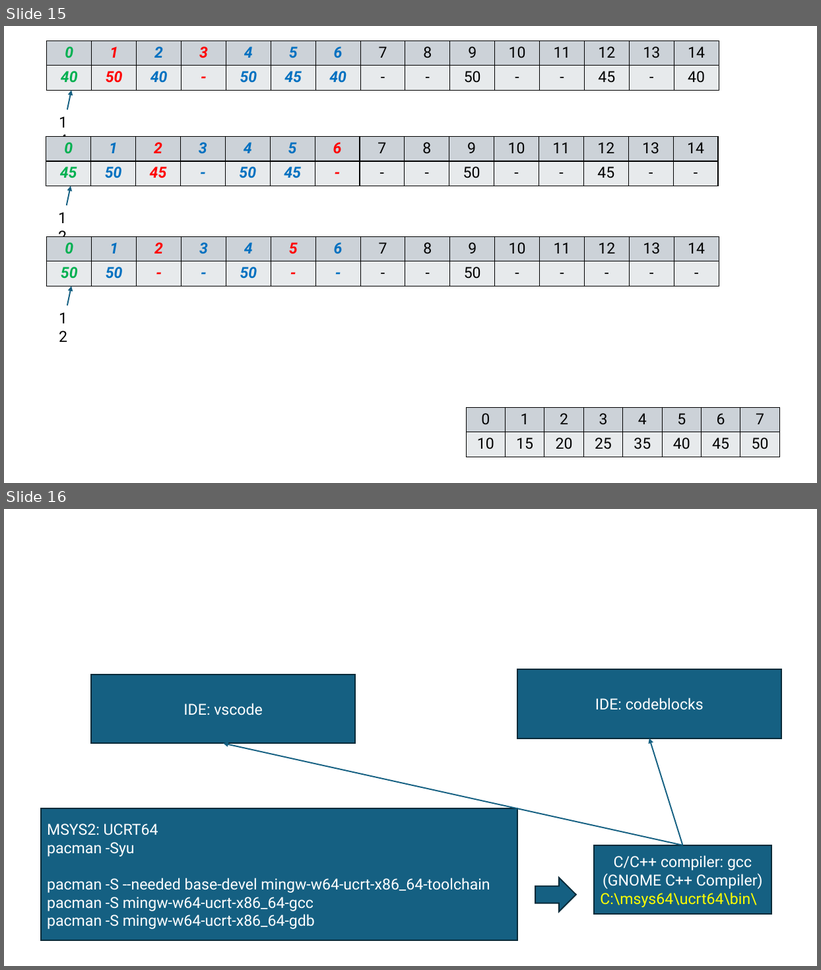
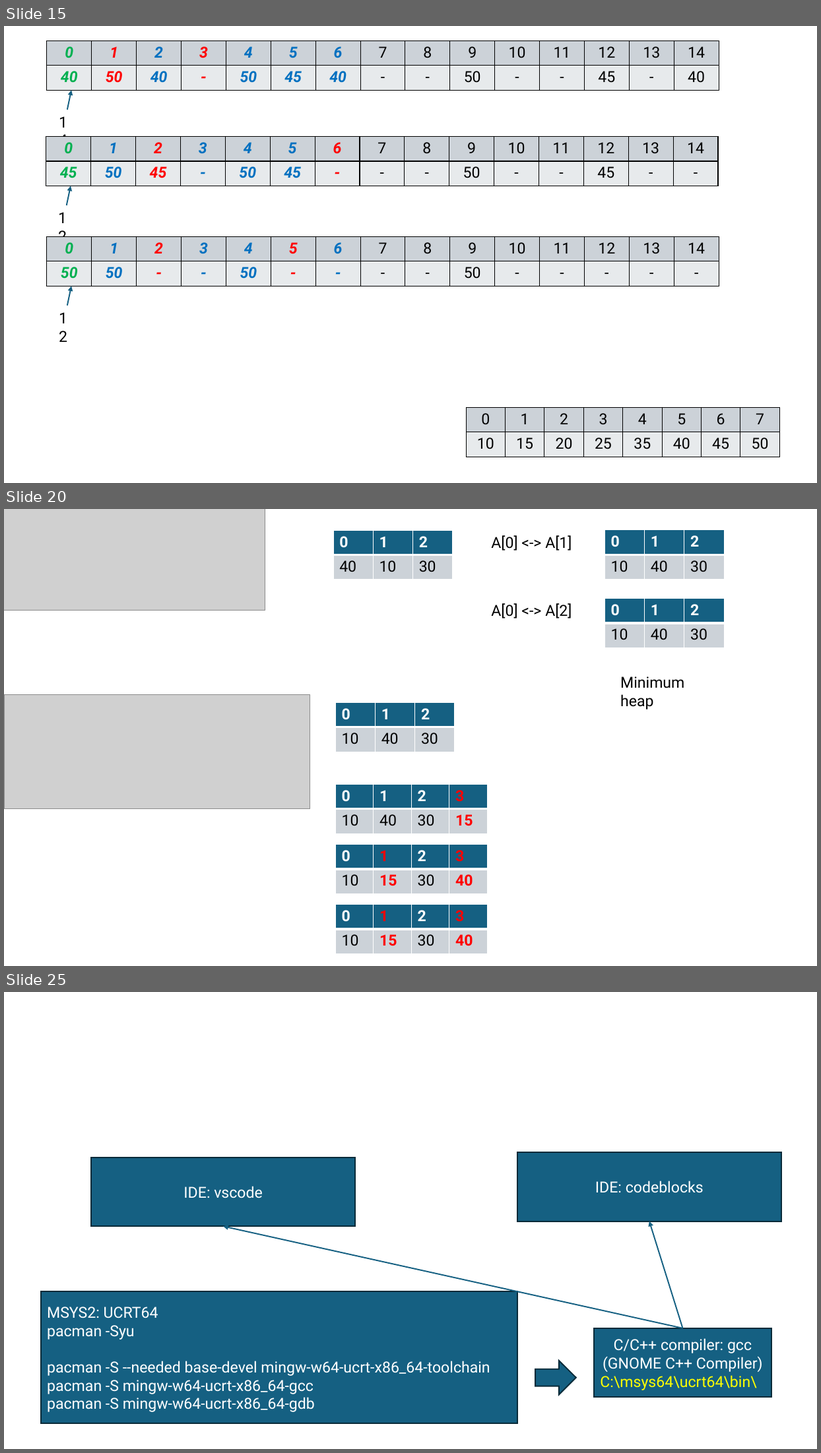
Before and after one commit to mo-mosverkstad/my_data_structure, a slide deck: ppt/dataStructure.pptx. Shown one above the other, each under a label of ours: slides 15 and 16 before the commit, slides 15, 20 and 25 after it; the slides between them are not shown. The pictures are 821x970 and 821x1453 pixels, drawn with LibreOffice and Linux fonts; fonts in the diff are those of the drawing; grey boxes stand for pictures. Boxes give left, top, right and bottom in pixels: in the first picture for what was removed or moved away, otherwise in the second. Text is boxed around its words. In the diff, an @@ line names an element or a change of style, - is before the commit and + after.

Commit message:
Add heap in the slides
Add heap in the slides

```diff
--- a/ppt/dataStructure.pptx
+++ b/ppt/dataStructure.pptx
@@ slide 20 added at (4, 509, 817, 966), background #FFFFFF @@
@@ picture added at (4, 509, 265, 611) @@
@@ table added at (333, 530, 452, 580), 2 rows, 3 columns @@
+0 | 1 | 2
+40 | 10 | 30
@@ text added at (491, 535, 572, 551), 18 pt, text #000000 @@
+A[0] <-> A[1]
@@ table added at (605, 529, 724, 579), 2 rows, 3 columns @@
+0 | 1 | 2
+10 | 40 | 30
@@ text added at (491, 603, 572, 619), 18 pt, text #000000 @@
+A[0] <-> A[2]
@@ table added at (605, 598, 724, 648), 2 rows, 3 columns @@
+0 | 1 | 2
+10 | 40 | 30
@@ text added at (620, 677, 684, 710), 18 pt, text #000000 @@
+Minimum heap
@@ picture added at (4, 695, 310, 810) @@
@@ table added at (336, 702, 455, 752), 2 rows, 3 columns @@
+0 | 1 | 2
+10 | 40 | 30
@@ table added at (336, 785, 487, 834), 2 rows, 4 columns @@
+0 | 1 | 2 | 3
+10 | 40 | 30 | 15
@@ table added at (336, 844, 487, 894), 2 rows, 4 columns @@
+0 | 1 | 2 | 3
+10 | 15 | 30 | 40
@@ table added at (336, 905, 487, 955), 2 rows, 4 columns @@
+0 | 1 | 2 | 3
+10 | 15 | 30 | 40
@@ what was slide 16 is now slide 25 @@
```
Also in this commit, not shown: 1 slide changed, 8 other slides added.
